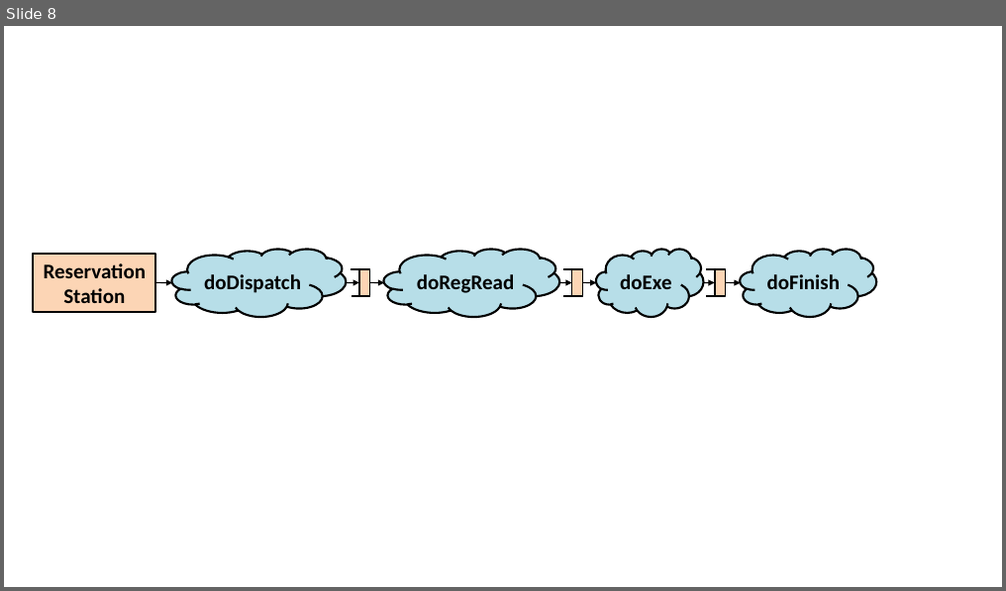
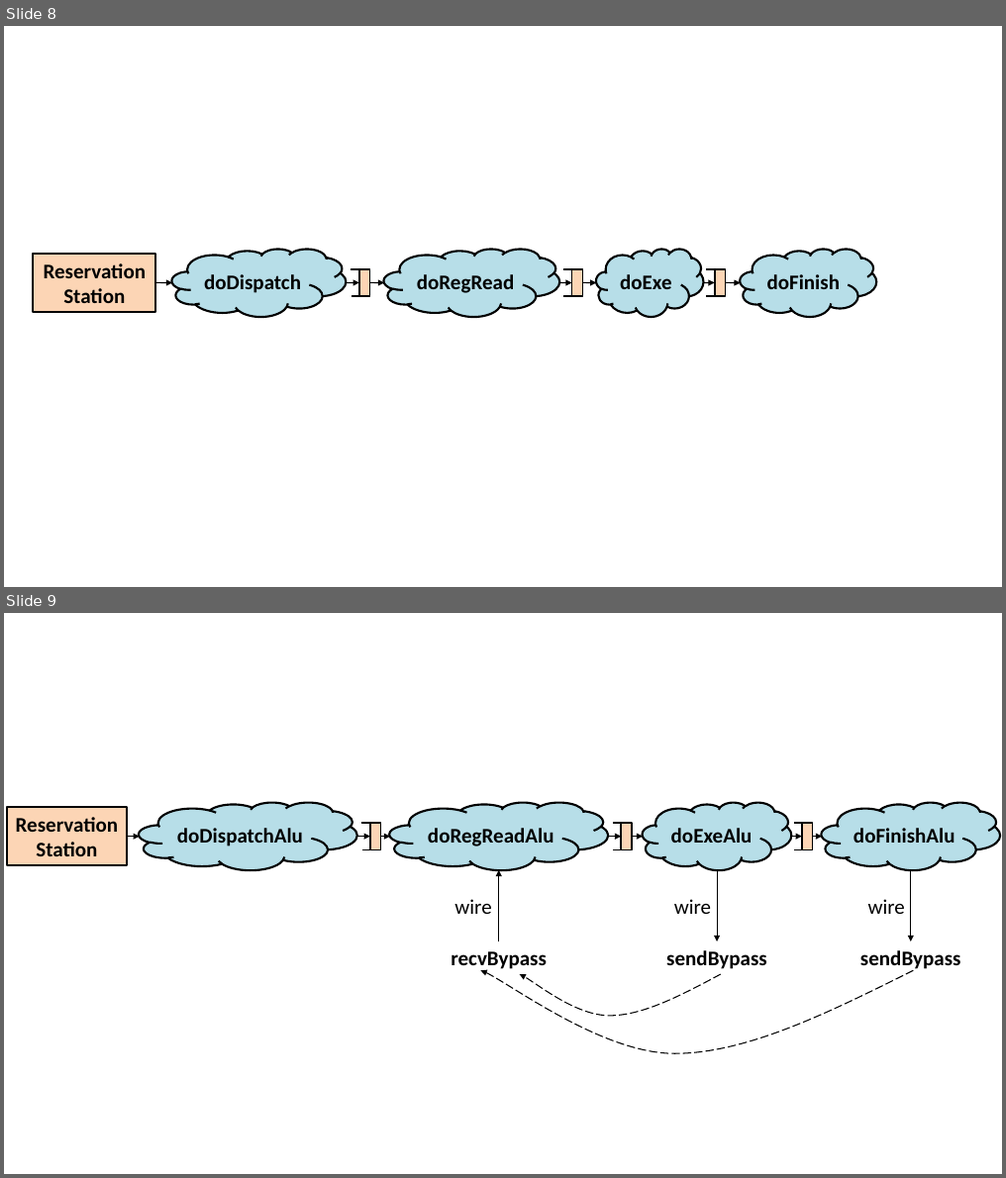
Before and after one commit to sizhuo-zhang/RiscyOO_design_doc, a slide deck: fig/fig.pptx. Shown one above the other, each under a label of ours: slide 8 before the commit, slides 8 and 9 after it. The pictures are 1006x591 and 1006x1178 pixels, drawn with LibreOffice and Linux fonts; fonts in the diff are those of the drawing. Boxes give left, top, right and bottom in pixels: in the first picture for what was removed or moved away, otherwise in the second. Text is boxed around its words. In the diff, an @@ line names an element or a change of style, - is before the commit and + after.

```diff
--- a/fig/fig.pptx
+++ b/fig/fig.pptx
@@ slide 9 added at [4,613,1002,1174], background #FFFFFF @@
@@ group added at [7,802,1000,1054]: 10 arrows, 6 lines, 6 texts, 4 clouds, 4 rectangles, 2 freeform shapes @@
+doDispatchAlu
+doRegReadAlu
+doExeAlu
+doFinishAlu
+Reservation
+Station
+recvBypass
+sendBypass
+sendBypass
+wire
+wire
+wire
```
Also in this commit, not shown: 6 other files.
